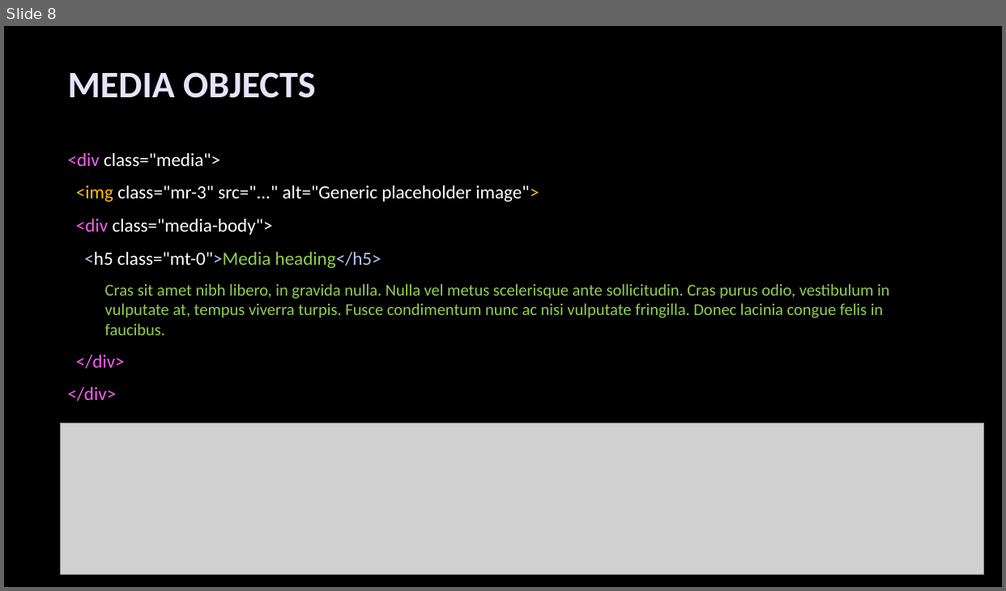
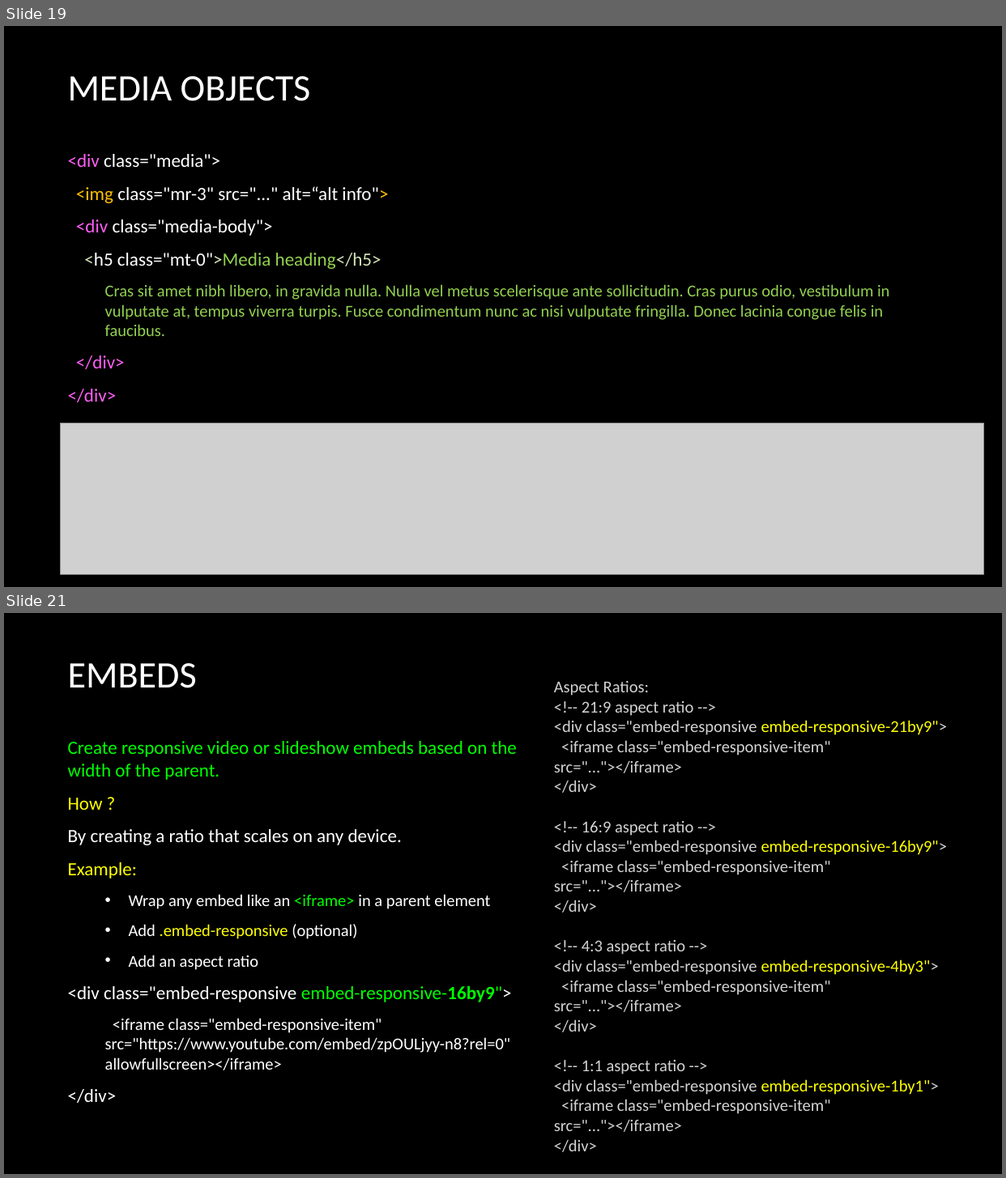
Before and after one commit to deepavn/bootstrap4, a slide deck: material/Bootstrap_Layout.pptx. Shown one above the other, each under a label of ours: slide 8 before the commit, slides 19 and 21 after it; the slides between them are not shown. The pictures are 1006x591 and 1006x1178 pixels, drawn with LibreOffice and Linux fonts; fonts in the diff are those of the drawing; grey boxes stand for pictures; background and template pictures are left out. Boxes give left, top, right and bottom in pixels: in the first picture for what was removed or moved away, otherwise in the second. Text is boxed around its words. In the diff, an @@ line names an element or a change of style, - is before the commit and + after.

```diff
--- a/material/Bootstrap_Layout.pptx
+++ b/material/Bootstrap_Layout.pptx
@@ slide 21 added at (x1=4, y1=613, x2=1002, y2=1174), background picture (left out) @@
@@ title added at (x1=68, y1=663, x2=197, y2=688), 36 pt, text #FFFFFF @@
+EMBEDS
@@ text added at (x1=554, y1=681, x2=948, y2=1152), 16 pt, text #D3D3D3 @@
+Aspect Ratios:
+<!-- 21:9 aspect ratio -->
+<div class="embed-responsive embed-responsive-21by9">
+<iframe class="embed-responsive-item" src="..."></iframe>
+</div>
+<!-- 16:9 aspect ratio -->
+<div class="embed-responsive embed-responsive-16by9">
+<iframe class="embed-responsive-item" src="..."></iframe>
+</div>
+<!-- 4:3 aspect ratio -->
+<div class="embed-responsive embed-responsive-4by3">
+<iframe class="embed-responsive-item" src="..."></iframe>
+</div>
+<!-- 1:1 aspect ratio -->
+<div class="embed-responsive embed-responsive-1by1">
+<iframe class="embed-responsive-item" src="..."></iframe>
+</div>
@@ text added at (x1=68, y1=741, x2=517, y2=1103), 16 pt, text #FFFFFF @@
+Create responsive video or slideshow embeds based on the width of the parent.
+How ?
+By creating a ratio that scales on any device.
+Example:
+  • Wrap any embed like an <iframe> in a parent element
+  • Add .embed-responsive (optional)
+  • Add an aspect ratio
+<div class="embed-responsive embed-responsive-16by9">
+  <iframe class="embed-responsive-item" src="https://www.youtube.com/embed/zpOULjyy-n8?rel=0" allowfullscreen></iframe>
+</div>
@@ what was slide 8 is now slide 19 @@
@@ slide 19 changed as well @@
@@ title "MEDIA OBJECTS" at (x1=68, y1=76, x2=311, y2=101): text colour #E7E3F9 to #FFFFFF, bold off @@
@@ text at (x1=76, y1=186, x2=388, y2=203): text changed @@
-<img class="mr-3" src="..." alt="Generic placeholder image">
+<img class="mr-3" src="..." alt=“alt info">
@@ text at (x1=84, y1=253, x2=381, y2=269): text colour #B5C8F5 to #D3E3B7 in "<h5 class="mt-0">Media heading</h5>" @@
```
Also in this commit, not shown: 5 other slides changed, 27 other slides added, 2 slides removed, 2 other files.
